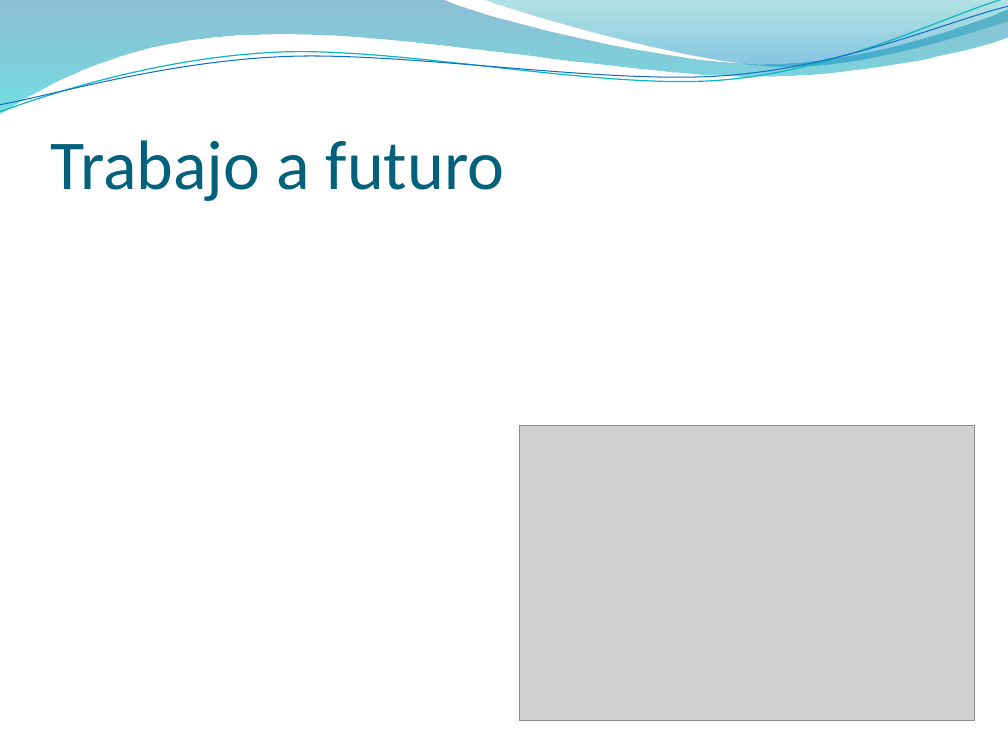
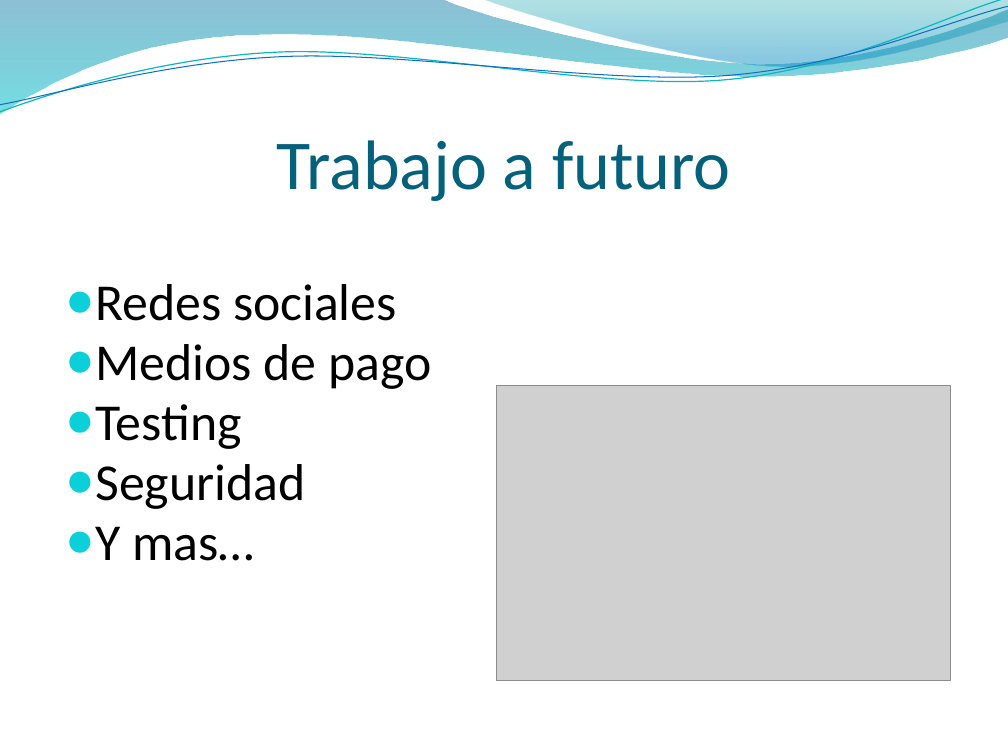
Before and after one commit to ORGTecnologo/7b6581PT, a slide deck: slide 13 of Documentacion/Entregas/Presentacion/Presentacion.pptx (slide 12 before the commit). Drawn at 1008x756 pixels with LibreOffice and Linux fonts; fonts in the diff are those of the drawing; grey boxes stand for pictures; background and template pictures are left out. Boxes give left, top, right and bottom in pixels: in the first picture for what was removed or moved away, otherwise in the second. Text is boxed around its words. In the diff, an @@ line names an element or a change of style, - is before the commit and + after.

```diff
--- a/Documentacion/Entregas/Presentacion/Presentacion.pptx
+++ b/Documentacion/Entregas/Presentacion/Presentacion.pptx
@@ title "Trabajo a futuro" at [277,140,731,201]: alignment left to centre @@
@@ text added at [95,284,431,561], 37 pt, text #000000 @@
+● Redes sociales
+● Medios de pago
+● Testing
+● Seguridad
+● Y mas…
@@ picture: place and size @@
-picture at [520,425,975,721]
+picture at [496,386,951,681]
```
Also in this commit, not shown: 10 other slides changed, 5 slides added, 17 slides removed, 3 other files.
